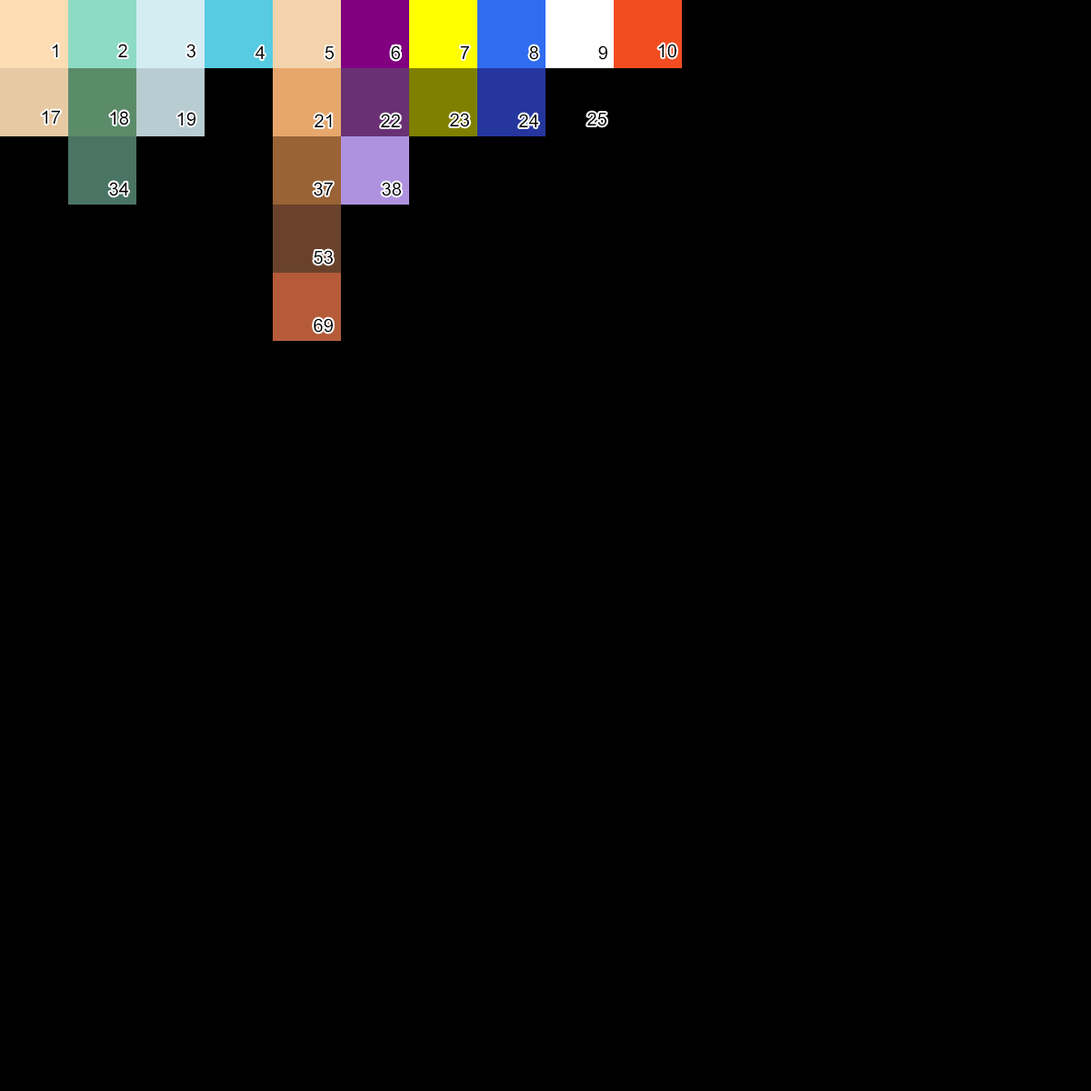
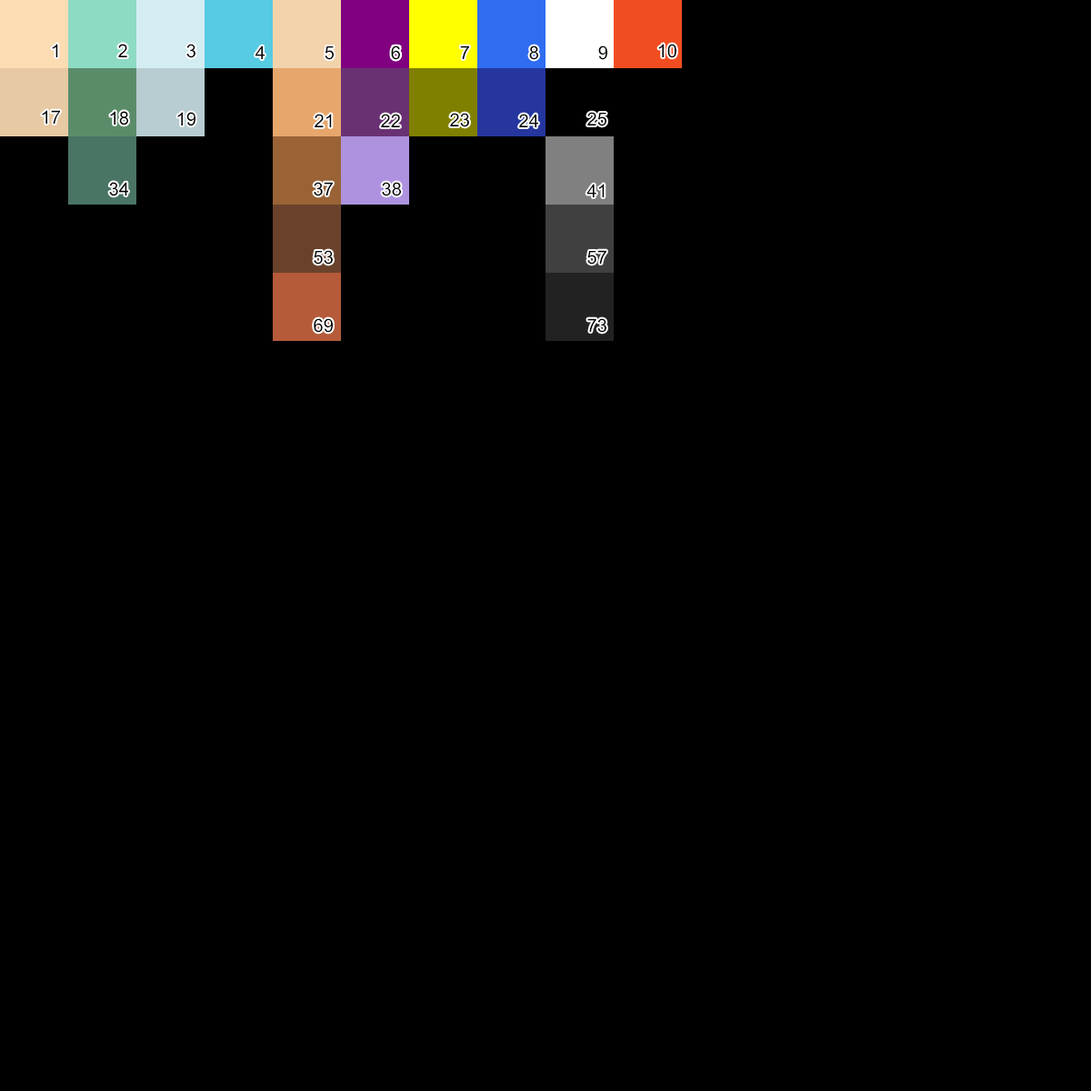
Revision of a layered 1091×1091 image; what changed, layer by layer:
added layer "73" in group "Palette Numbers" over [587,318,607,333]
added layer "57" in group "Palette Numbers" over [587,250,607,265]
added layer "41" in group "Palette Numbers" over [586,183,605,198]
painted on "ColorPalette" over [545,136,614,342]
